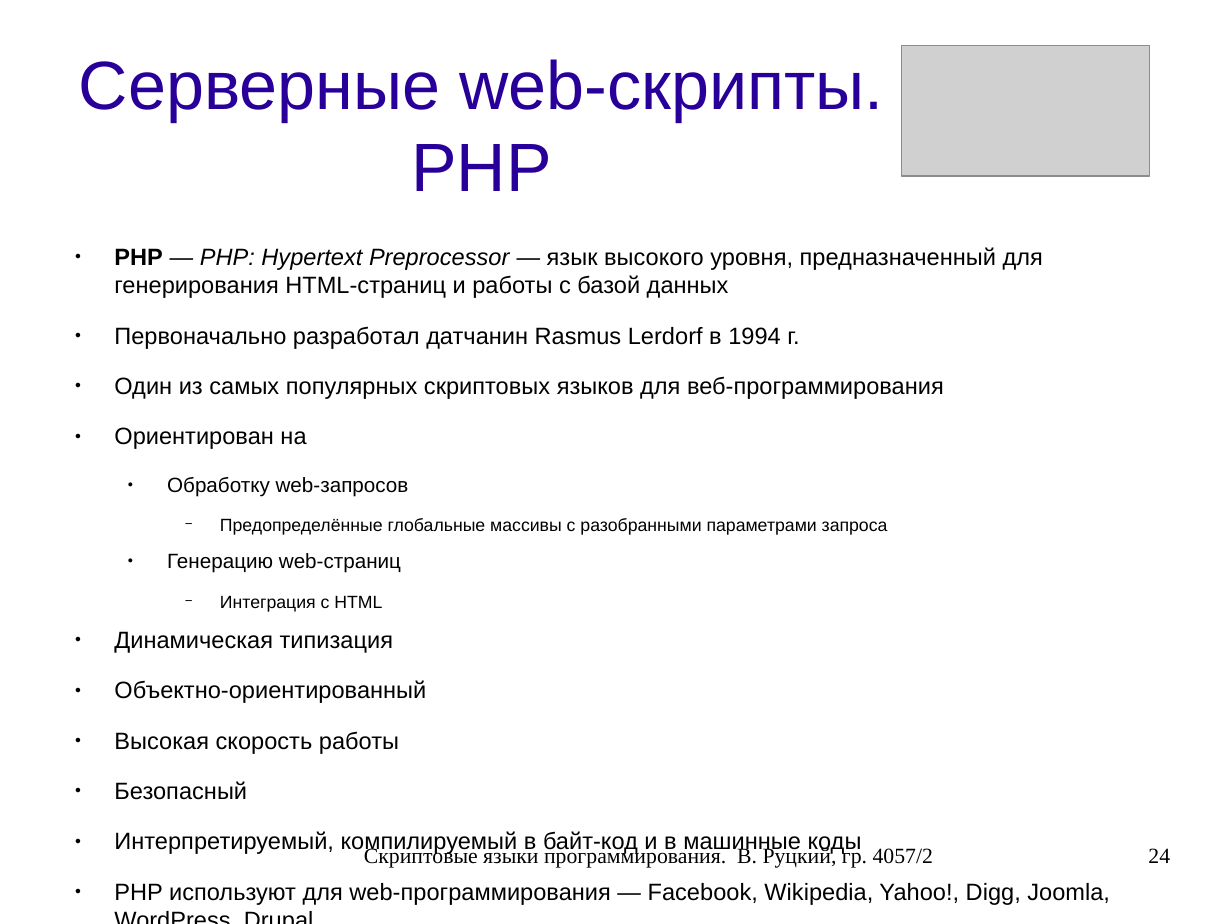
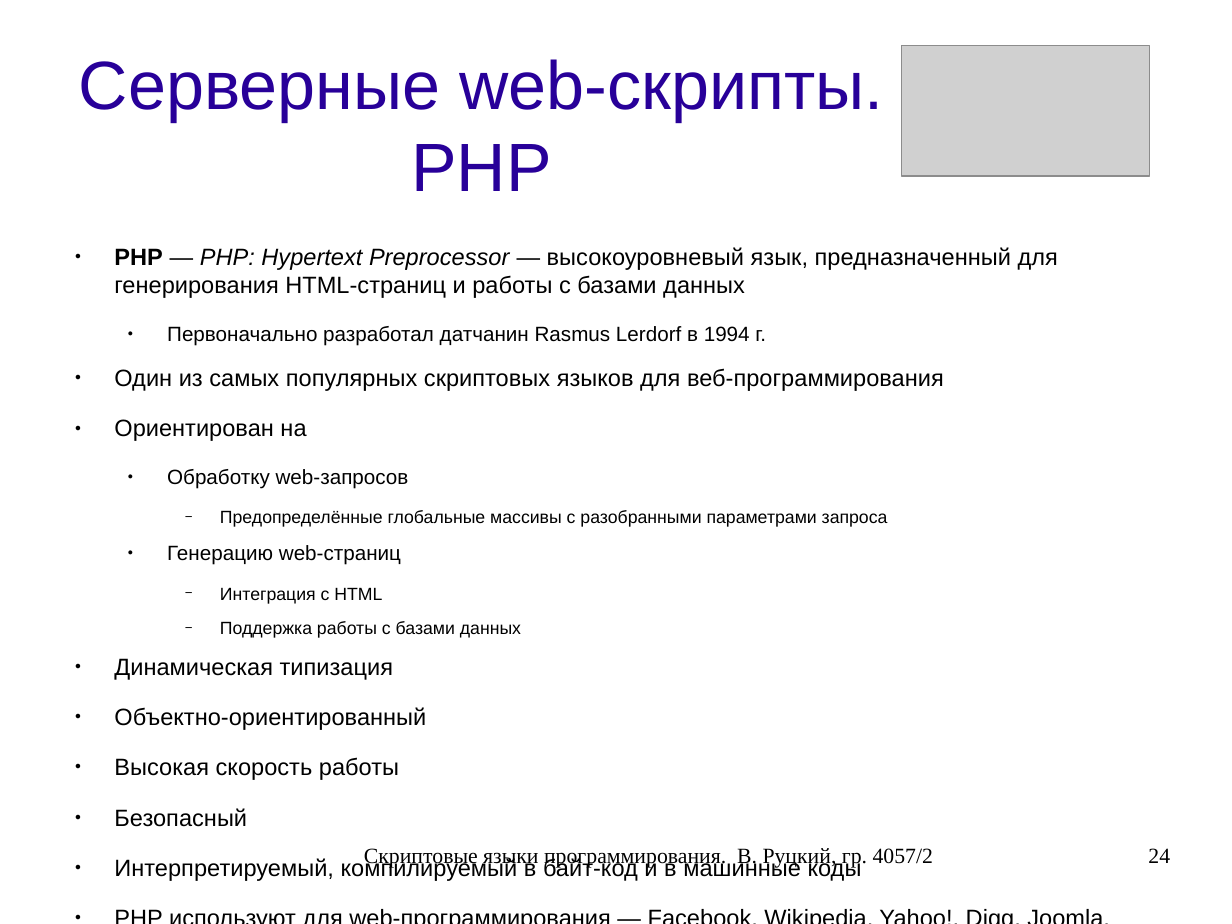
Before and after one commit to rutsky/semester07, a slide deck: slide 24 of Operation_systems/scripting_languages/40572_Rutsky_Scripting_languages.odp. Drawn at 1232x924 pixels with LibreOffice and Linux fonts; fonts in the diff are those of the drawing; grey boxes stand for pictures. Boxes give left, top, right and bottom in pixels: in the first picture for what was removed or moved away, otherwise in the second. Text is boxed around its words. In the diff, an @@ line names an element or a change of style, - is before the commit and + after.

```diff
--- a/Operation_systems/scripting_languages/40572_Rutsky_Scripting_languages.odp
+++ b/Operation_systems/scripting_languages/40572_Rutsky_Scripting_languages.odp
@@ text at (114,247,1058,298): text changed @@
-● PHP — PHP: Hypertext Preprocessor — язык высокого уровня, предназначенный для генерирования HTML-страниц и работы с базой данных
+● PHP — PHP: Hypertext Preprocessor — высокоуровневый язык, предназначенный для генерирования HTML-страниц и работы с базами данных
@@ text at (167,326,766,346): size 15.2 to 13.3 pt in "Первоначально разработал датчанин Rasmus Lerdorf в 1994 ..."; list level 1 to 2 in "Первоначально разработал датчанин Rasmus Lerdorf ..." @@
@@ text at (220,621,521,638): paragraph added @@
+    − Поддержка работы с базами данных
```
Also in this commit, not shown: 8 other slides changed, 1 slide added.
